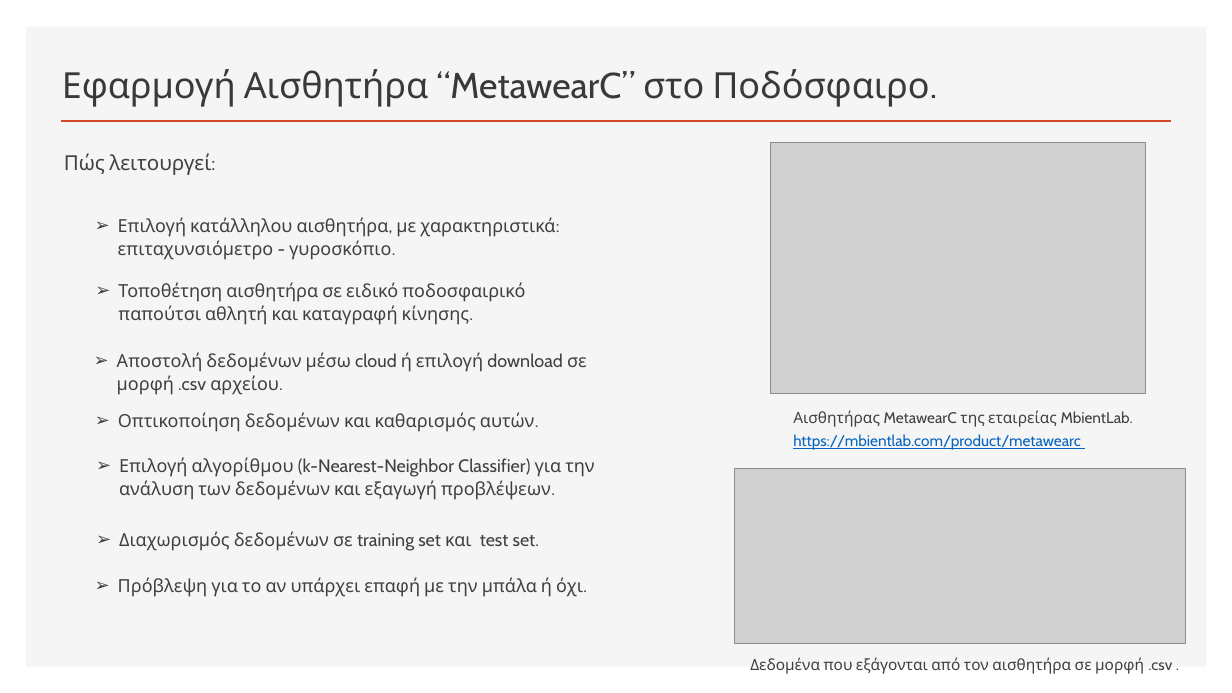
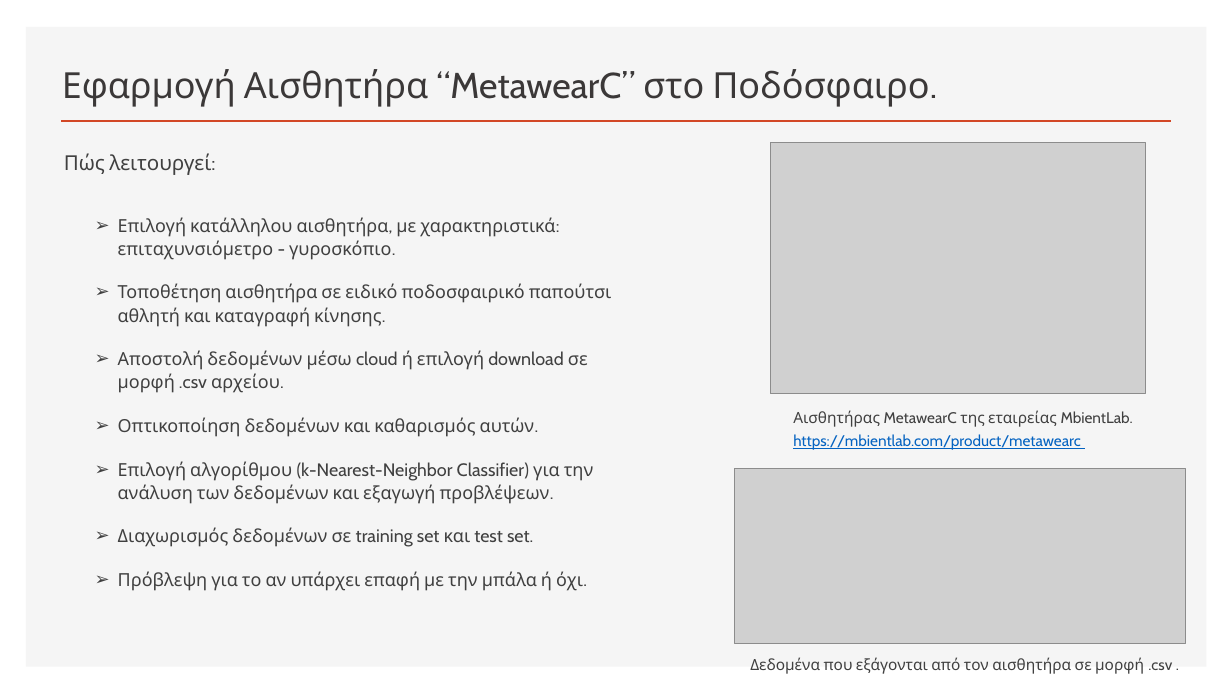
Before and after one commit to nikosbampis/Machine-Learning, a slide deck: slide 3 of machine-learning-12-13.pptx. Drawn at 1232x693 pixels with LibreOffice and Linux fonts; fonts in the diff are those of the drawing; grey boxes stand for pictures. Boxes give left, top, right and bottom in pixels: in the first picture for what was removed or moved away, otherwise in the second. Text is boxed around its words. In the diff, an @@ line names an element or a change of style, - is before the commit and + after.

```diff
--- a/machine-learning-12-13.pptx
+++ b/machine-learning-12-13.pptx
@@ text at (x1=118, y1=283, x2=612, y2=591): paragraphs added @@
+➢ Τοποθέτηση αισθητήρα σε ειδικό ποδοσφαιρικό παπούτσι αθλητή και καταγραφή κίνησης.
+➢ Αποστολή δεδομένων μέσω cloud ή επιλογή download σε μορφή .csv αρχείου.
+➢ Οπτικοποίηση δεδομένων και καθαρισμός αυτών.
+➢ Επιλογή αλγορίθμου (k-Nearest-Neighbor Classifier) για την ανάλυση των δεδομένων και εξαγωγή προβλέψεων.
+➢ Διαχωρισμός δεδομένων σε training set και test set.
+➢ Πρόβλεψη για το αν υπάρχει επαφή με την μπάλα ή όχι.
@@ text removed at (x1=118, y1=282, x2=525, y2=325) @@
-➢ Τοποθέτηση αισθητήρα σε ειδικό ποδοσφαιρικό παπούτσι αθλητή και καταγραφή κίνησης.
@@ text removed at (x1=117, y1=352, x2=587, y2=395) @@
-➢ Αποστολή δεδομένων μέσω cloud ή επιλογή download σε μορφή .csv αρχείου.
@@ text removed at (x1=118, y1=412, x2=535, y2=432) @@
-➢ Οπτικοποίηση δεδομένων και καθαρισμός αυτών.
@@ text removed at (x1=119, y1=457, x2=595, y2=500) @@
-➢ Επιλογή αλγορίθμου (k-Nearest-Neighbor Classifier) για την ανάλυση των δεδομένων και εξαγωγή προβλέψεων.
@@ text removed at (x1=119, y1=531, x2=539, y2=551) @@
-➢ Διαχωρισμός δεδομένων σε training set και test set.
@@ text removed at (x1=118, y1=577, x2=583, y2=597) @@
-➢ Πρόβλεψη για το αν υπάρχει επαφή με την μπάλα ή όχι.
```
Also in this commit, not shown: 2 slides added.
